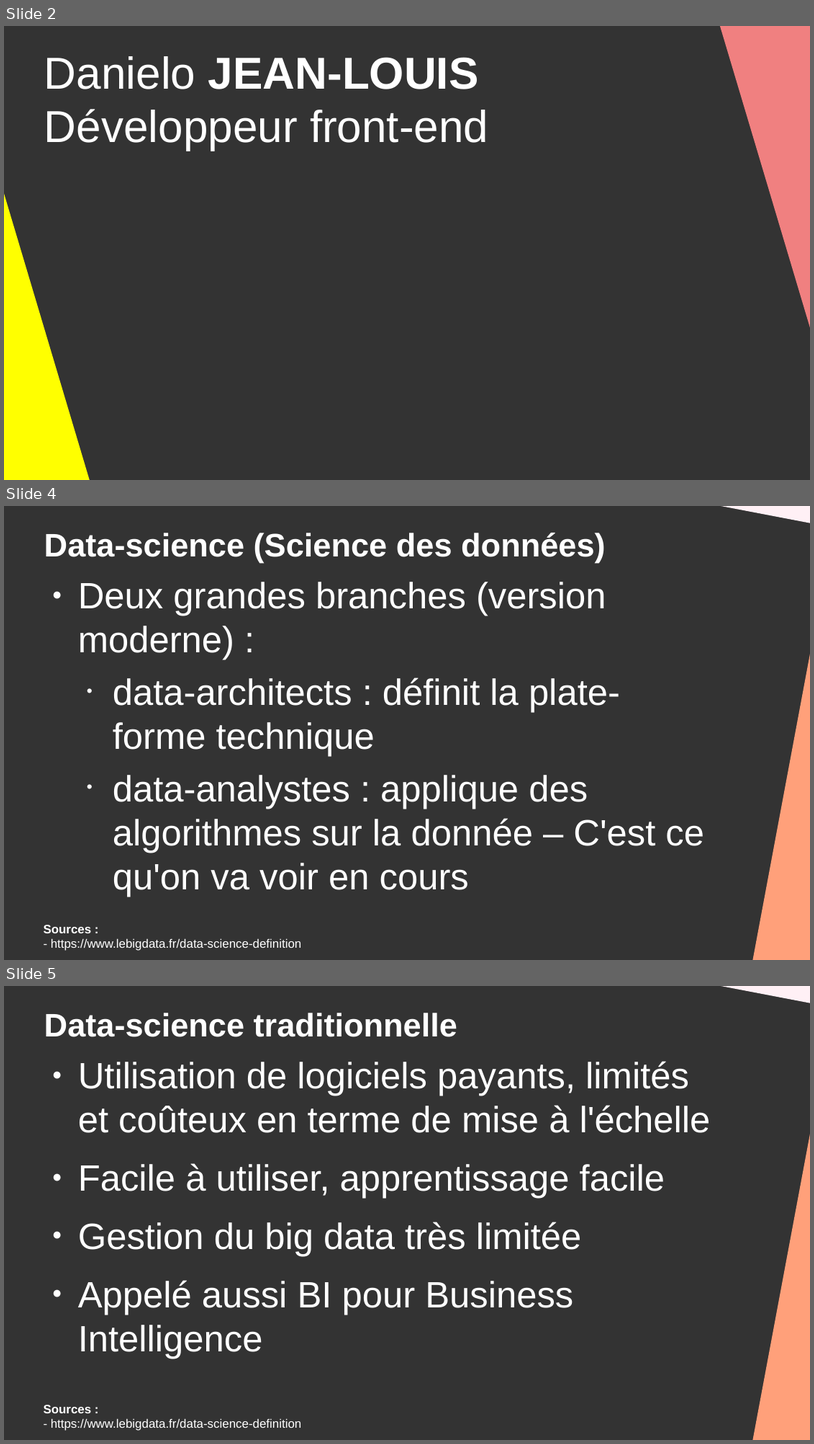
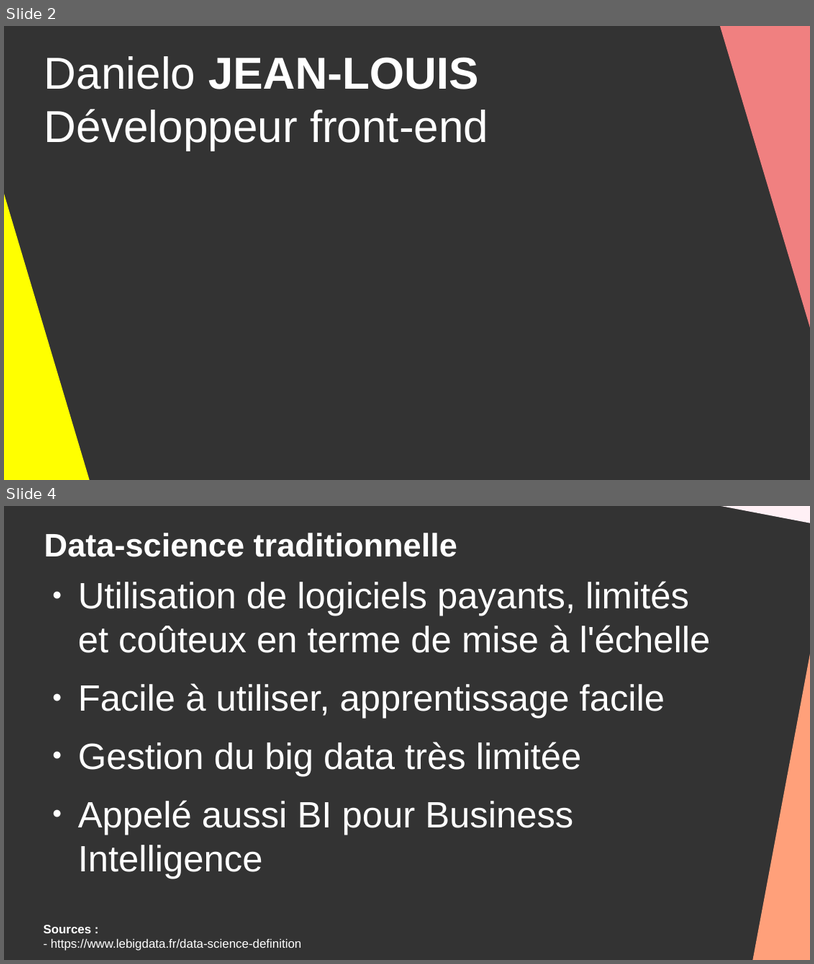
Before and after one commit to DanYellow/cours, a slide deck: big-data-s4/travaux-pratiques/numero-3/presentation.odp. Shown one above the other, each under a label of ours: slides 2, 4 and 5 before the commit, slides 2 and 4 after it; the slides between them are not shown. The pictures are 814x1444 and 814x964 pixels, drawn with LibreOffice and Linux fonts; fonts in the diff are those of the drawing. Boxes give left, top, right and bottom in pixels: in the first picture for what was removed or moved away, otherwise in the second. Text is boxed around its words. In the diff, an @@ line names an element or a change of style, - is before the commit and + after.

```diff
--- a/big-data-s4/travaux-pratiques/numero-3/presentation.odp
+++ b/big-data-s4/travaux-pratiques/numero-3/presentation.odp
@@ slide 4 removed at [4,506,810,960], background #333333 @@
@@ right triangle removed at [700,506,810,524] @@
@@ title removed at [44,533,606,562] @@
-Data-science (Science des données)
@@ text removed at [78,582,705,896] @@
-● Deux grandes branches (version moderne) :
-  • data-architects : définit la plate-forme technique
-  • data-analystes : applique des algorithmes sur la donnée – C'est ce qu'on va voir en cours
@@ right triangle removed at [754,648,810,960] @@
@@ text removed at [44,924,302,950] @@
-Sources :
-- https://www.lebigdata.fr/data-science-definition
@@ what was slide 5 is now slide 4 @@
```
Also in this commit, not shown: 7 other files.
